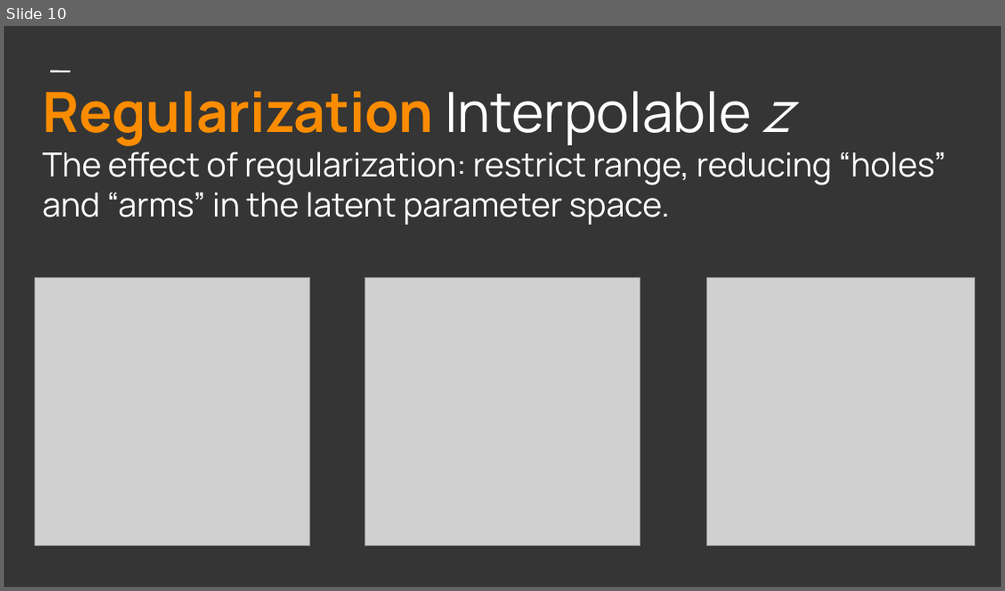
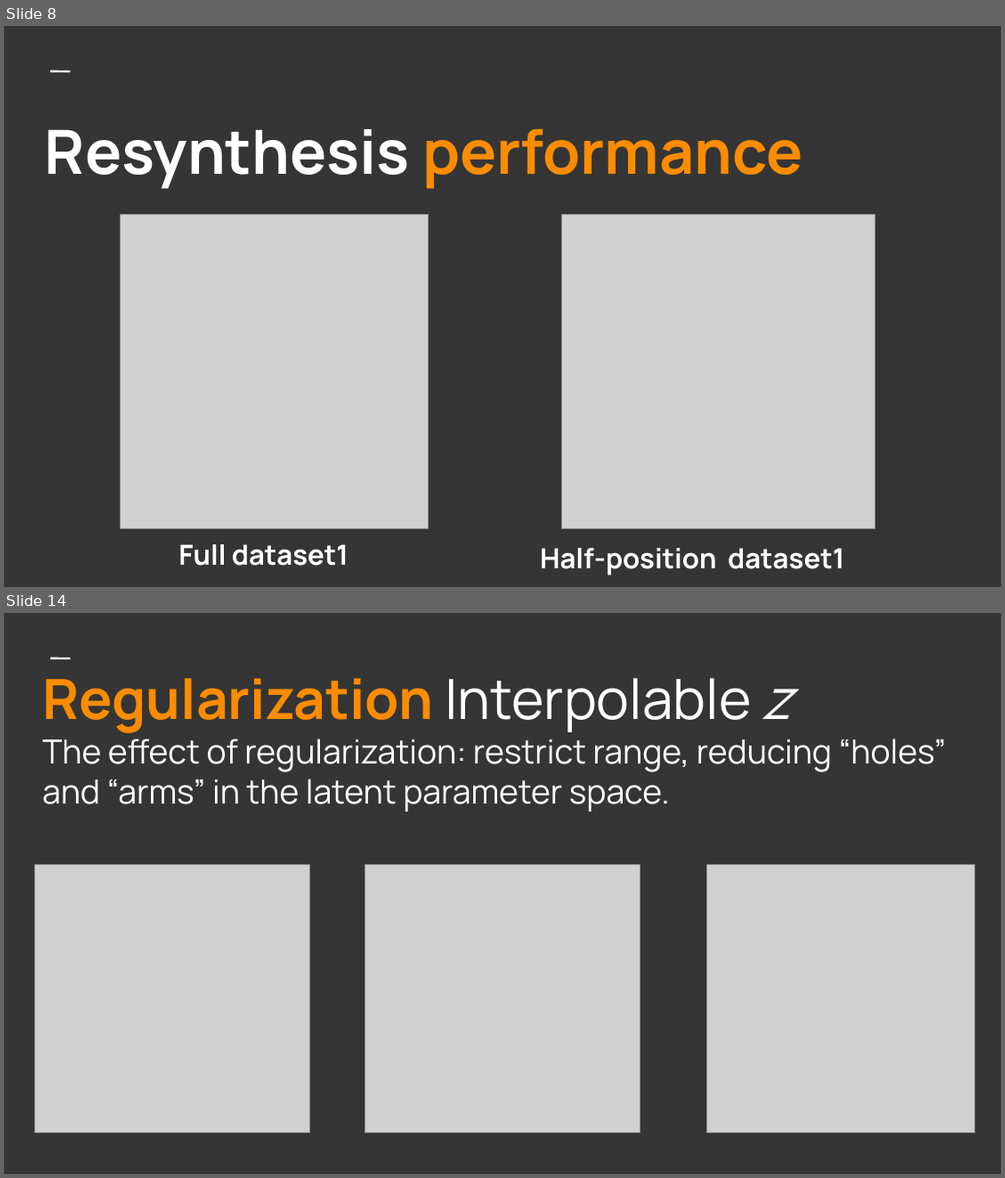
Before and after one commit to johndpope/sounderfeit, a slide deck: doc/CondAutoenc.odp. Shown one above the other, each under a label of ours: slide 10 before the commit, slides 8 and 14 after it; the slides between them are not shown. The pictures are 1005x591 and 1005x1178 pixels, drawn with LibreOffice and Linux fonts; fonts in the diff are those of the drawing; grey boxes stand for pictures. Boxes give left, top, right and bottom in pixels: in the first picture for what was removed or moved away, otherwise in the second. Text is boxed around its words. In the diff, an @@ line names an element or a change of style, - is before the commit and + after.

```diff
--- a/doc/CondAutoenc.odp
+++ b/doc/CondAutoenc.odp
@@ slide 8 added at [4,26,1001,587], background #353535; not listed: 1 template element that a slide beside it also shows @@
@@ title added at [45,128,803,189], 44 pt, text #FFFFFF, bold @@
+Resynthesis performance
@@ picture added at [120,215,428,528] @@
@@ picture added at [561,215,875,528] @@
@@ title added at [178,544,348,565], 20 pt, text #FFFFFF, bold @@
+Full dataset1
@@ title added at [540,548,844,575], 20 pt, text #FFFFFF, bold @@
+Half-position dataset1
@@ what was slide 10 is now slide 14 @@
```
Also in this commit, not shown: 4 slides changed, 4 other slides added, 1 slide removed.
